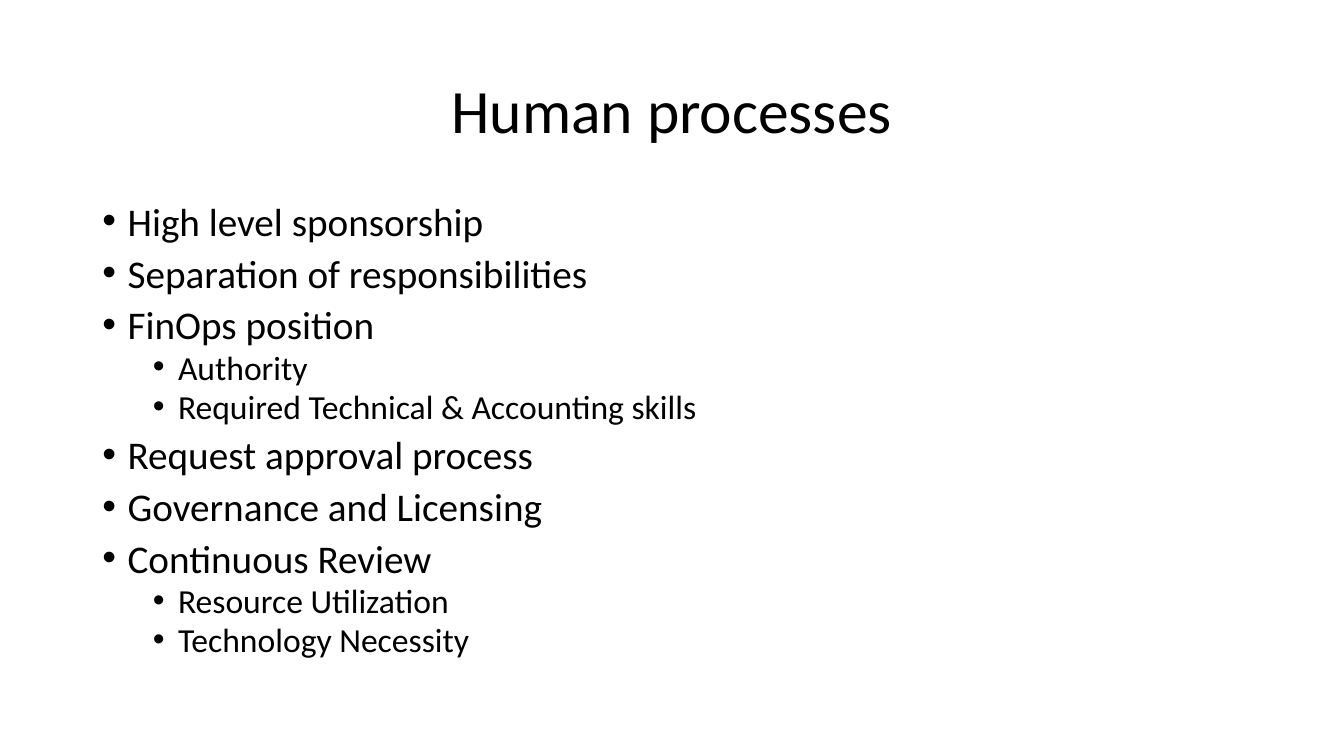
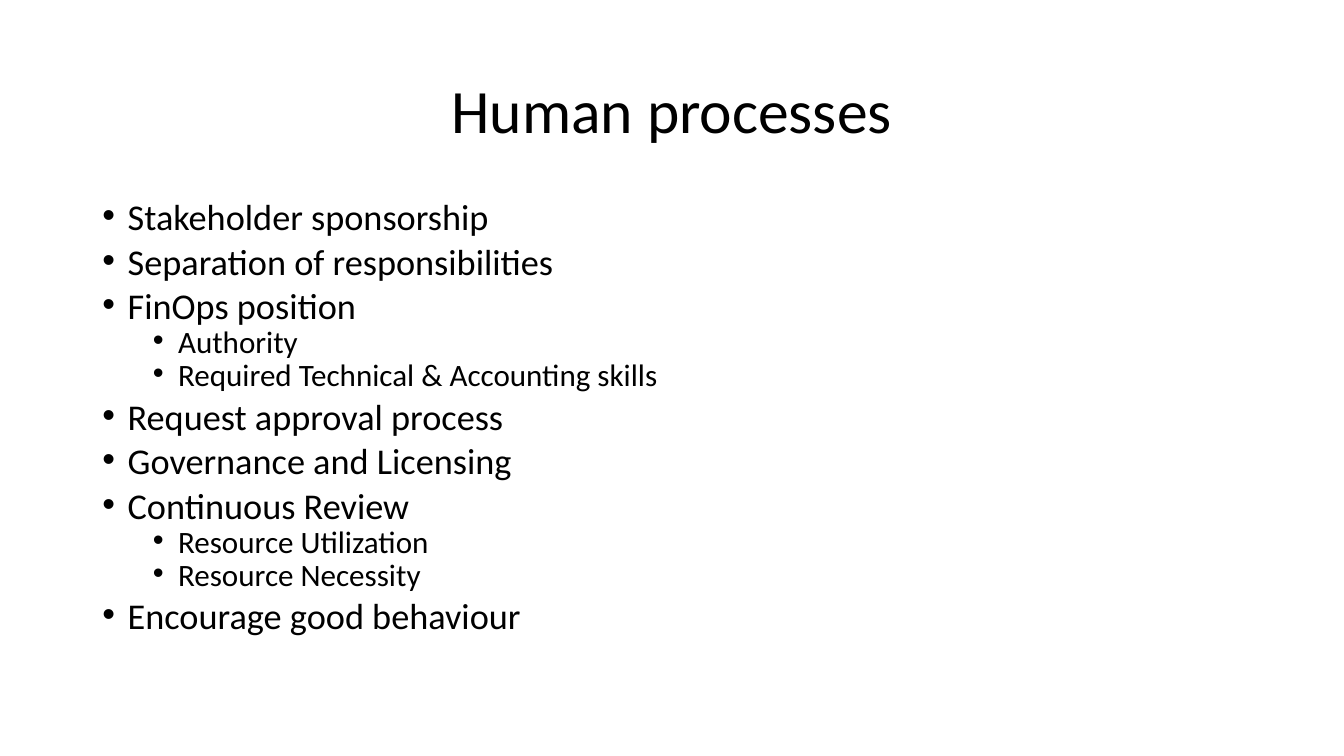
Before and after one commit to peterperov/MSFTCSA, a slide deck: slide 9 of 104-FinOps/Azure FinOps - Introduction.pptx. Drawn at 1344x756 pixels with LibreOffice and Linux fonts; fonts in the diff are those of the drawing. Boxes give left, top, right and bottom in pixels: in the first picture for what was removed or moved away, otherwise in the second. Text is boxed around its words. In the diff, an @@ line names an element or a change of style, - is before the commit and + after.

```diff
--- a/104-FinOps/Azure FinOps - Introduction.pptx
+++ b/104-FinOps/Azure FinOps - Introduction.pptx
@@ text at box(128, 204, 488, 236): text changed; size 28 to 25.9 pt @@
-• High level sponsorship
+• Stakeholder sponsorship
@@ text at box(128, 249, 657, 554): size 28 to 25.9 pt in "Separation of responsibilities", "FinOps position", "Request approval process", "Governance and Licensing" and 1 more places; size 24 to 22.2 pt in "Authority", "Required Technical & Accounting skills", "Resource Utilization"; line spacing 0.8 to 0.7 @@
@@ text at box(128, 564, 520, 636): text changed; size 24 to 25.9 pt @@
-  • Technology Necessity
+  • Resource Necessity
+• Encourage good behaviour
```
Also in this commit, not shown: 1 other slide changed, 7 slides added, 1 slide removed, 1 other file.
